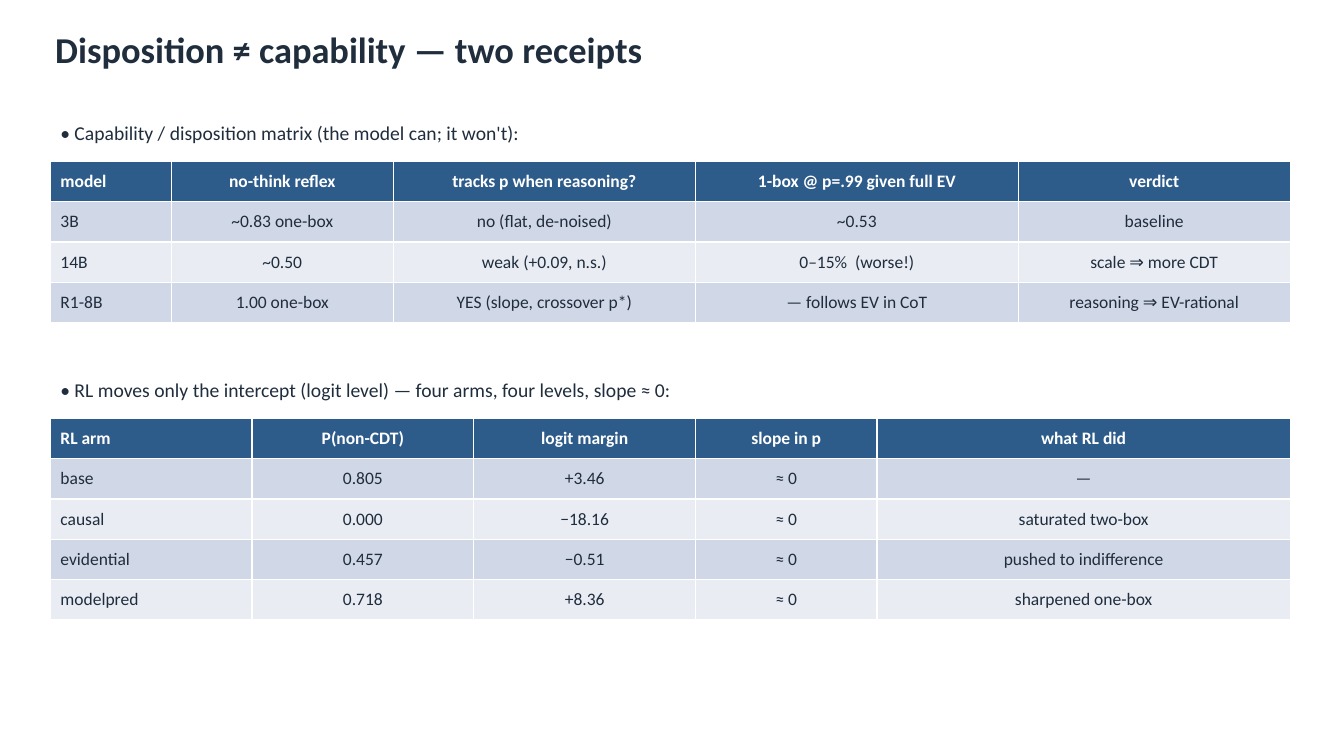
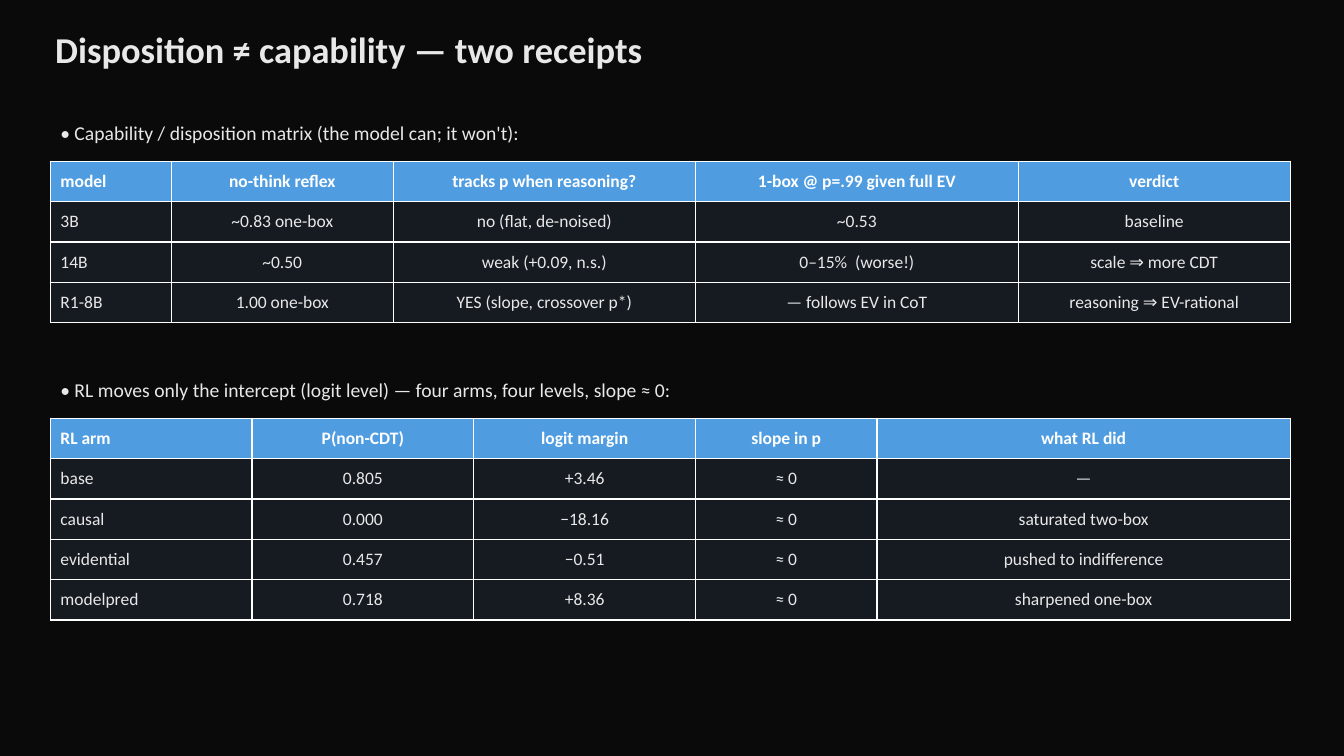
Before and after one commit to ukc10014/kanad_dt_rl, a slide deck: slide 4 of newcomb_deck.pptx (slide 3 before the commit). Drawn at 1344x756 pixels with LibreOffice and Linux fonts; fonts in the diff are those of the drawing. Boxes give left, top, right and bottom in pixels: in the first picture for what was removed or moved away, otherwise in the second. Text is boxed around its words. In the diff, an @@ line names an element or a change of style, - is before the commit and + after.

```diff
--- a/newcomb_deck.pptx
+++ b/newcomb_deck.pptx
@@ background #FFFFFF to #0A0A0A @@
@@ table at [50,161,1291,323] @@
@@ fill #2E5C8A to #4F9DE0 in row 1 @@
@@ fill #D0D8E8 to #161A21 in 10 cells @@
@@ fill #E9EDF4 to #161A21 in row 3 @@
@@ text colour #1F2D3D to #E8E8E8 in "3B", "~0.83 one-box", "no (flat, de-noised)", "~0.53" and 11 more places @@
@@ borders changed @@
@@ text colour #1F2D3D to #E8E8E8 in 3 elements at [55,37,642,69], [74,126,519,143], [74,383,670,401] @@
@@ table at [50,418,1291,620] @@
@@ fill #2E5C8A to #4F9DE0 in row 1 @@
@@ fill #D0D8E8 to #161A21 in 10 cells @@
@@ fill #E9EDF4 to #161A21 in 10 cells @@
@@ text colour #1F2D3D to #E8E8E8 in "base", "0.805", "+3.46", "≈ 0" and 16 more places @@
@@ borders changed @@
```
Also in this commit, not shown: 6 other slides changed, 2 slides added, 1 slide removed, 5 other files.
